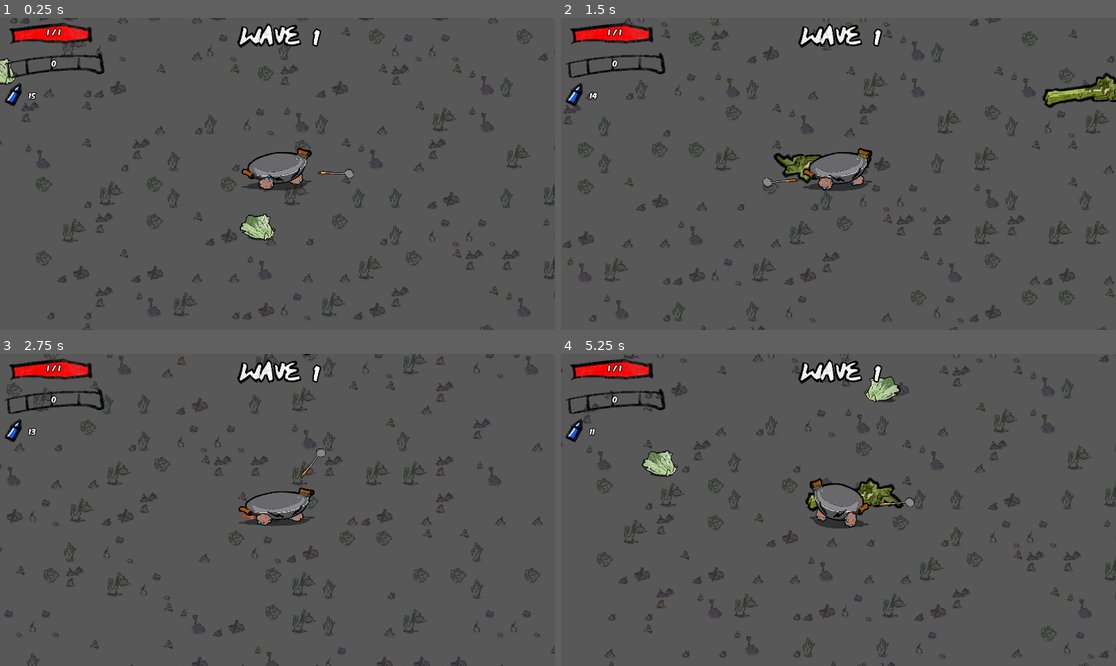
Above: before the commit, frames 1-4 (two rows, left to right).
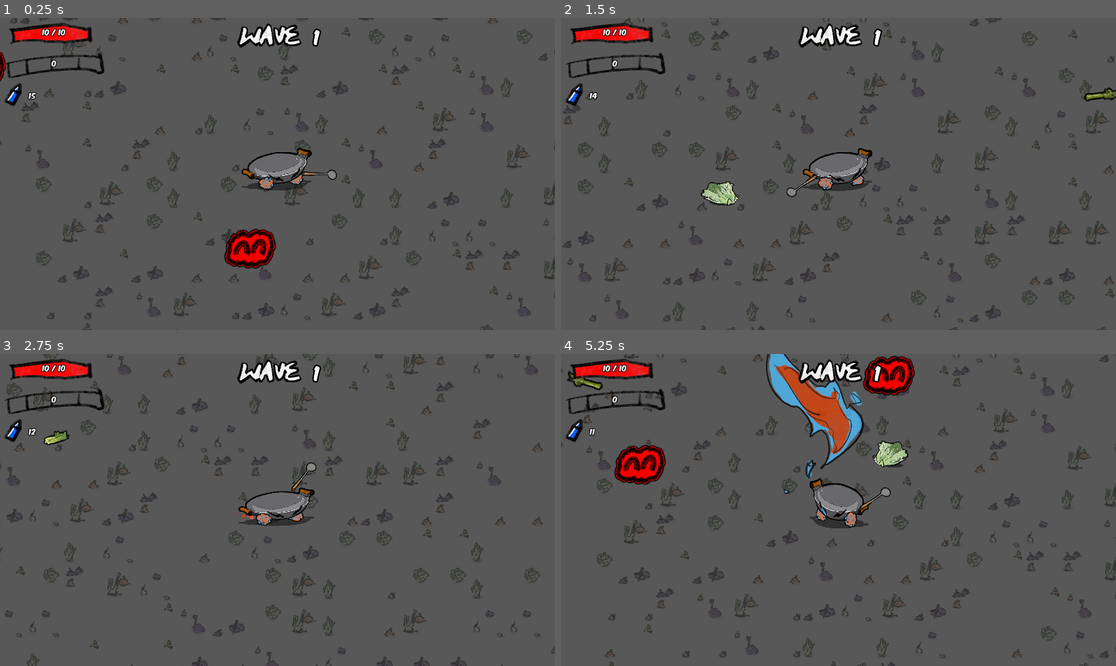
Above: after the commit, the same moments.

Repository: sdotyxz/playground_godot
Game: Godot game, scene res://main.tscn
Same seed, same stepped clock (60 frames per second), same inputs: the game is played once before the commit and once after it. The engine's default icon, where the game draws it, is replaced by a stand-in: a white triangle on a blue panel in a dark square.
Inputs (mouse positions are in pixels of both pictures, inside the frame that each line leads up to):
- Up to frame 1 (0.25 s): no input
- Up to frame 2 (1.5 s): move the mouse to (960, 158) at 0.52 s; hold D (move_right) 0.53-1.28 s; hold R (Key_R) 0.53-1.28 s; click (960, 158) at 0.67 s; move the mouse to (727, 189) at 1.27 s; hold S (move_down) from 1.28 s (still down); tap R (Key_R) at 1.35 s; click (727, 189) at 1.42 s
- Up to frame 3 (2.75 s): move the mouse to (333, 441) at 2.02 s; release S (move_down) at 2.03 s; hold D (move_right) from 2.03 s (still down); hold R (Key_R) from 2.03 s (still down); click (333, 441) at 2.17 s
- Up to frame 4 (5.25 s): move the mouse to (810, 572) at 2.77 s; release D (move_right) at 2.78 s; release R (Key_R) at 2.78 s; hold W (move_up) 2.78-3.53 s; tap R (Key_R) at 2.85, 4.35 s; click (810, 572) at 2.92 s; move the mouse to (1005, 556) at 3.52 s; hold R (Key_R) 3.53-4.28 s; hold A (move_left) 3.53-5.03 s; click (1005, 556) at 3.67 s; move the mouse to (672, 463) at 4.27 s; click (672, 463) at 4.42 s; move the mouse to (866, 510) at 5.02 s; hold S (move_down) from 5.03 s (still down); hold R (Key_R) from 5.03 s (still down); click (866, 510) at 5.17 s

The runs differ from the first frame. In frame 1, 1.6% of the frame differs, in the area x 0-64%, y 3-81%; in frame 2, 1.8%; in frame 3, 0.4%; in frame 4, 6.0%, in the area x 1-64%, y 0-53%.

Commit message:
overload visual effect

Diff:
--- /dev/null
+++ b/Game/entities/birth/entity_birth.gd
@@ -0,0 +1,16 @@
+class_name EntityBirth
+extends Node2D
+
+signal start_birth(scene, pos)
+
+@onready var animation_player = $AnimationPlayer as AnimationPlayer
+var entity_scene
+var birth_pos
+
+func set_birth_info(p_entity_scene, p_birth_pos):
+	entity_scene = p_entity_scene
+	birth_pos = p_birth_pos
+
+func spawn_entity():
+	emit_signal("start_birth", entity_scene, birth_pos)
+	queue_free()
--- /dev/null
+++ b/Game/entities/birth/entity_birth.tscn
@@ -0,0 +1,68 @@
+[gd_scene load_steps=6 format=3 uid="uid://oeo6wh4awiir"]
+
+[ext_resource type="Script" path="res://entities/birth/entity_birth.gd" id="1_cy8n1"]
+[ext_resource type="Texture2D" uid="uid://c7uhrx5dwgbje" path="res://entities/birth/entity_birth.png" id="1_fkggg"]
+
+[sub_resource type="Animation" id="Animation_wi8br"]
+resource_name = "birth"
+step = 0.02
+tracks/0/type = "value"
+tracks/0/imported = false
+tracks/0/enabled = true
+tracks/0/path = NodePath("Sprite:modulate")
+tracks/0/interp = 1
+tracks/0/loop_wrap = true
+tracks/0/keys = {
+"times": PackedFloat32Array(0, 0.5, 0.6, 0.7, 0.8, 0.9, 0.92),
+"transitions": PackedFloat32Array(1, 1, 1, 1, 1, 1, 1),
+"update": 0,
+"values": [Color(0.968627, 0, 0, 1), Color(0.968627, 0, 0, 1), Color(0.968627, 0.431373, 0.431373, 0), Color(0.968627, 0, 0, 1), Color(0.968627, 0, 0, 0), Color(0.968627, 0, 0, 1), Color(0.968627, 0, 0, 0)]
+}
+tracks/1/type = "method"
+tracks/1/imported = false
+tracks/1/enabled = true
+tracks/1/path = NodePath(".")
+tracks/1/interp = 1
+tracks/1/loop_wrap = true
+tracks/1/keys = {
+"times": PackedFloat32Array(1),
+"transitions": PackedFloat32Array(1),
+"values": [{
+"args": [],
+"method": &"spawn_entity"
+}]
+}
+
+[sub_resource type="Animation" id="Animation_uy0is"]
+length = 0.001
+tracks/0/type = "value"
+tracks/0/imported = false
+tracks/0/enabled = true
+tracks/0/path = NodePath("Sprite:modulate")
+tracks/0/interp = 1
+tracks/0/loop_wrap = true
+tracks/0/keys = {
+"times": PackedFloat32Array(0),
+"transitions": PackedFloat32Array(1),
+"update": 0,
+"values": [Color(0.968627, 0.431373, 0.431373, 1)]
+}
+
+[sub_resource type="AnimationLibrary" id="AnimationLibrary_p6fr8"]
+_data = {
+"RESET": SubResource("Animation_uy0is"),
+"birth": SubResource("Animation_wi8br")
+}
+
+[node name="EntityBirth" type="Node2D"]
+script = ExtResource("1_cy8n1")
+
+[node name="Sprite" type="Sprite2D" parent="."]
+modulate = Color(0.968627, 0.431373, 0.431373, 1)
+texture = ExtResource("1_fkggg")
+
+[node name="AnimationPlayer" type="AnimationPlayer" parent="."]
+libraries = {
+"": SubResource("AnimationLibrary_p6fr8")
+}
+autoplay = "birth"
--- a/Game/entities/units/player/player.gd
+++ b/Game/entities/units/player/player.gd
@@ -15,8 +15,18 @@
 @onready var leg_right_front = $Animation/Leg_R_Front as Node2D
 @onready var leg_left_back = $Animation/Leg_L_Back as Node2D
 
+@onready var fire_1 = $Animation/Fire as Node2D
+@onready var fire_2 = $Animation/Fire2 as Node2D
+
 @onready var food_pack = $Animation/FoodPack as Node2D
 var food_pack_config : Array = [10, 20, 30, 40]
+
+@onready var dish = $Animation/Dish as Node2D
+
+
+@onready var shadow = $Animation/Shadow as Node2D
+
+@onready var reload_fire = $ReloadFire as AnimatedSprite2D
 
 var VISIBLE_COLOR : Color = Color(1, 1, 1, 1)
 var INVISIBLE_COLOR : Color = Color(1, 1, 1, 0)
@@ -30,11 +40,23 @@
 func _physics_process(delta):
 	if Input.is_action_pressed("Key_R"):#換彈
 		if player_stat_.gold_ > 0 :
+			var overload_level = 0
 			for child in weapons_container_.get_children():
 				if child is Weapon:
 					var weapon = child as Weapon
-					weapon.reload(player_stat_.gold_)
+					overload_level = weapon.reload(player_stat_.gold_)
+			if overload_level > 0:
+				dish.visible = true
+			else:
+				dish.visible = false
+			for i in dish.get_child_count():
+				var child_dish = dish.get_child(i) as Sprite2D
+				if overload_level > i:
+					child_dish.visible = true
+				else:
+					child_dish.visible = false
 			consume_gold()
+			play_reload_fire()
 	super._physics_process(delta)
 
 func get_remote_transform()->RemoteTransform2D:
@@ -126,3 +148,22 @@
 	if player_stat_.health_ <= 0:
 		die()
 	pass
+
+func die(knockback_vector:Vector2 = Vector2.ZERO, p_cleaning_up:bool = false) -> void:
+	shadow.visible = false
+	weapons_container_.visible = false
+	leg_right_back.visible = false
+	leg_left_front.visible = false
+	leg_right_front.visible = false
+	leg_left_back.visible = false
+	fire_1.visible = false
+	fire_2.visible = false
+	food_pack.visible = false
+	super.die(knockback_vector, p_cleaning_up)
+
+func play_reload_fire():
+	reload_fire.visible = true
+	reload_fire.play("default")
+
+func _on_reload_fire_animation_finished():
+	reload_fire.visible = false
--- a/Game/entities/units/player/player.tscn
+++ b/Game/entities/units/player/player.tscn
@@ -12,6 +12,16 @@
 [ext_resource type="Texture2D" uid="uid://dwjilm3y021tn" path="res://entities/units/player/food_pack_3.png" id="7_mwiat"]
 [ext_resource type="Script" path="res://entities/units/player/player_stat.gd" id="8_jq88q"]
 [ext_resource type="Texture2D" uid="uid://cwm1lam47yqw7" path="res://entities/units/player/food_pack_4.png" id="8_nwwyp"]
+[ext_resource type="Texture2D" uid="uid://dd82q2yrlp6c" path="res://entities/units/player/dish_1.png" id="11_sqhpu"]
+[ext_resource type="Texture2D" uid="uid://55cqj4xvpg1v" path="res://entities/units/player/dish_2.png" id="12_rh3sp"]
+[ext_resource type="Texture2D" uid="uid://bcvkm511gwe8j" path="res://entities/units/player/dish_3.png" id="13_a5ygt"]
+[ext_resource type="Texture2D" uid="uid://wxi7lgv25xh7" path="res://visual_effects/fire_effects/fire_1.png" id="16_qewli"]
+[ext_resource type="Texture2D" uid="uid://dsgs0tuu1eqi0" path="res://visual_effects/fire_effects/fire_2.png" id="17_gugr2"]
+[ext_resource type="Texture2D" uid="uid://bkwavmcn4tymj" path="res://visual_effects/fire_effects/fire_3.png" id="18_ktpf3"]
+[ext_resource type="Texture2D" uid="uid://c7in3e3ifcbqd" path="res://visual_effects/fire_effects/fire_4.png" id="19_fs5r4"]
+[ext_resource type="Texture2D" uid="uid://dwy5mdrjma2tl" path="res://visual_effects/fire_effects/fire_5.png" id="20_nflol"]
+[ext_resource type="Texture2D" uid="uid://ivyavlof36iy" path="res://visual_effects/fire_effects/fire_6.png" id="21_ce1er"]
+[ext_resource type="Texture2D" uid="uid://xn8vu2krutxh" path="res://visual_effects/fire_effects/fire_7.png" id="22_flj28"]
 
 [sub_resource type="Animation" id="Animation_ibgva"]
 resource_name = "RESET"
@@ -505,12 +515,44 @@
 [sub_resource type="CircleShape2D" id="CircleShape2D_g5yyj"]
 radius = 52.2
 
+[sub_resource type="SpriteFrames" id="SpriteFrames_ipj6o"]
+animations = [{
+"frames": [{
+"duration": 1.0,
+"texture": ExtResource("16_qewli")
+}, {
+"duration": 1.0,
+"texture": ExtResource("17_gugr2")
+}, {
+"duration": 1.0,
+"texture": ExtResource("18_ktpf3")
+}, {
+"duration": 1.0,
+"texture": ExtResource("19_fs5r4")
+}, {
+"duration": 1.0,
+"texture": ExtResource("20_nflol")
+}, {
+"duration": 1.0,
+"texture": ExtResource("21_ce1er")
+}, {
+"duration": 1.0,
+"texture": ExtResource("22_flj28")
+}],
+"loop": false,
+"name": &"default",
+"speed": 20.0
+}]
+
 [node name="Player" instance=ExtResource("1_54xeg")]
 scale = Vector2(0.5, 0.5)
 collision_layer = 2
 collision_mask = 128
 script = ExtResource("1_tai7c")
 default_weapon_data = ExtResource("3_30g2a")
+
+[node name="Animation" parent="." index="0"]
+z_index = 1
 
 [node name="Shadow" type="Sprite2D" parent="Animation" index="0"]
 modulate = Color(0, 0, 0, 0.45098)
@@ -567,13 +609,30 @@
 [node name="Sprite2D" parent="Animation" index="6"]
 texture = ExtResource("2_e8q38")
 
-[node name="Leg_R_Front" type="Sprite2D" parent="Animation" index="7"]
+[node name="Dish" type="Node2D" parent="Animation" index="7"]
+visible = false
+position = Vector2(-6, 4)
+scale = Vector2(0.840003, 0.760002)
+
+[node name="Dish1" type="Sprite2D" parent="Animation/Dish" index="0"]
+position = Vector2(-4, -48)
+texture = ExtResource("11_sqhpu")
+
+[node name="Dish2" type="Sprite2D" parent="Animation/Dish" index="1"]
+position = Vector2(-2, -100)
+texture = ExtResource("12_rh3sp")
+
+[node name="Dish3" type="Sprite2D" parent="Animation/Dish" index="2"]
+position = Vector2(-48, -154)
+texture = ExtResource("13_a5ygt")
+
+[node name="Leg_R_Front" type="Sprite2D" parent="Animation" index="8"]
 modulate = Color(1, 1, 1, 0)
 position = Vector2(39.1667, 55)
 skew = -0.0191216
 texture = ExtResource("4_pyyo7")
 
-[node name="Leg_L_Front" type="Sprite2D" parent="Animation" index="8"]
+[node name="Leg_L_Front" type="Sprite2D" parent="Animation" index="9"]
 position = Vector2(-36, 59)
 skew = -0.0191216
 texture = ExtResource("4_pyyo7")
@@ -594,6 +653,7 @@
 [node name="RemoteTransform2D" type="RemoteTransform2D" parent="." index="5"]
 
 [node name="Weapons" type="Node2D" parent="." index="6"]
+z_index = 3
 
 [node name="Attach" type="Node2D" parent="Weapons" index="0"]
 
@@ -614,6 +674,16 @@
 [node name="PlayerStat" type="Node" parent="." index="9"]
 script = ExtResource("8_jq88q")
 
+[node name="ReloadFire" type="AnimatedSprite2D" parent="." index="10"]
+visible = false
+modulate = Color(1, 1, 1, 0.760784)
+z_index = 10
+position = Vector2(-12, -324)
+rotation = -0.139626
+scale = Vector2(0.6, 0.6)
+sprite_frames = SubResource("SpriteFrames_ipj6o")
+
 [connection signal="area_entered" from="ItemAttractArea" to="." method="_on_item_attract_area_area_entered"]
 [connection signal="area_exited" from="ItemAttractArea" to="." method="_on_item_attract_area_area_exited"]
 [connection signal="area_entered" from="ItemPickupArea" to="." method="_on_item_pickup_area_area_entered"]
+[connection signal="animation_finished" from="ReloadFire" to="." method="_on_reload_fire_animation_finished"]
--- a/Game/global/entity_spawner.gd
+++ b/Game/global/entity_spawner.gd
@@ -6,6 +6,7 @@
 
 @export var player_scene : PackedScene
 @export var enemy_secene : PackedScene
+@export var eneity_birth_scene : PackedScene
 
 var player_ : Player = null
 var entities_container_ : Node2D = null
@@ -51,6 +52,12 @@
 		for i in spawn_count:
 			var rand_pos = get_rand_pos()
 			var unit_scene = load(unit.unit_scene)
-			var entity = spawn_entity(unit_scene, rand_pos)
-			emit_signal("enemy_spawned", entity)
-	pass
+			var entity_birth = eneity_birth_scene.instantiate() as EntityBirth
+			entities_container_.add_child(entity_birth)
+			entity_birth.global_position = rand_pos
+			entity_birth.set_birth_info(unit_scene, rand_pos)
+			entity_birth.connect("start_birth", on_start_birth)
+
+func on_start_birth(entity_scene, pos):
+	var entity = spawn_entity(entity_scene, pos)
+	emit_signal("enemy_spawned", entity)
--- a/Game/items/materials/gold.tscn
+++ b/Game/items/materials/gold.tscn
@@ -10,4 +10,5 @@
 script = ExtResource("2_vo8lx")
 
 [node name="Sprite2D" parent="." index="0"]
+scale = Vector2(0.7, 0.7)
 texture = ExtResource("3_7ydj7")
--- a/Game/main.gd
+++ b/Game/main.gd
@@ -59,7 +59,7 @@
 	player_.connect("player_gold_changed", on_player_gold_changed)
 	player_.connect("player_health_updated", on_player_health_updated)
 	player_.connect("died", on_player_died)
-	player_.set_health(1, 1)
+	player_.set_health(10, 10)
 	on_player_gold_changed(0)
 	var weapon = player.equip_weapon()
 	weapon.connect("ammo_changed", on_player_ammo_changed)
--- a/Game/main.tscn
+++ b/Game/main.tscn
@@ -10,6 +10,7 @@
 [ext_resource type="Script" path="res://my_tile_map_limits.gd" id="7_rhcda"]
 [ext_resource type="PackedScene" uid="uid://dao01kag4p3if" path="res://entities/units/enemies/enemy.tscn" id="8_8u1bm"]
 [ext_resource type="PackedScene" uid="uid://dgtn5rvxrewky" path="res://wave_manager.tscn" id="10_6c8k2"]
+[ext_resource type="PackedScene" uid="uid://oeo6wh4awiir" path="res://entities/birth/entity_birth.tscn" id="10_h026c"]
 [ext_resource type="Texture2D" uid="uid://82gtppf32b5h" path="res://ui/hud/hp_bar_cover.png" id="11_qvi0d"]
 [ext_resource type="Texture2D" uid="uid://d25wrqq16idrh" path="res://ui/hud/hp_bar_fill.png" id="12_craqw"]
 [ext_resource type="FontFile" uid="uid://djahgvhbiwjws" path="res://resources/fonts/komika_axis/KOMIKAX_.ttf" id="13_fhpti"]
@@ -104,6 +105,7 @@
 script = ExtResource("7_byf1u")
 player_scene = ExtResource("6_vwtl5")
 enemy_secene = ExtResource("8_8u1bm")
+eneity_birth_scene = ExtResource("10_h026c")
 
 [node name="Items" type="Node2D" parent="."]
 
--- a/Game/projectiles/bullet/bullet_projectile.tscn
+++ b/Game/projectiles/bullet/bullet_projectile.tscn
@@ -5,7 +5,7 @@
 [ext_resource type="Texture2D" uid="uid://c8ttdok3gowtu" path="res://weapons/ranged/pistol/pistol_projectile.png" id="3_kbt6m"]
 
 [sub_resource type="CircleShape2D" id="CircleShape2D_su2db"]
-radius = 61.16
+radius = 22.31
 
 [sub_resource type="Animation" id="Animation_ta8e5"]
 resource_name = "fire"
@@ -31,15 +31,16 @@
 }
 
 [node name="BulletProjectile" instance=ExtResource("1_qixw1")]
-scale = Vector2(0.5, 0.5)
 script = ExtResource("2_sjgiu")
 enable_physics_process = false
 piercing = 2
 
 [node name="Sprite2D" parent="." index="0"]
+position = Vector2(28, 0)
 texture = ExtResource("3_kbt6m")
 
 [node name="Hitbox" parent="." index="1"]
+position = Vector2(41, 0)
 collision_layer = 8
 
 [node name="Collision" parent="Hitbox" index="0"]
--- /dev/null
+++ b/Game/weapons/ranged/pistol/pistol.gd
@@ -0,0 +1,18 @@
+class_name Pistol
+extends Weapon
+
+@onready var animation_player = $AnimationPlayer as AnimationPlayer
+@onready var mazz = $Mazz as Node2D
+
+func shoot():
+	if animation_player.is_playing():
+		return
+	animation_player.play("fire")
+
+func pistol_fire():
+	shooting_behavior_.shoot(150)
+	Ammo -= everyshootreduceAmmo
+	emit_signal("ammo_changed", Ammo)
+
+func get_mazz_position() -> Vector2:
+	return mazz.global_position
--- a/Game/weapons/ranged/pistol/pistol.tscn
+++ b/Game/weapons/ranged/pistol/pistol.tscn
@@ -1,13 +1,91 @@
-[gd_scene load_steps=3 format=3 uid="uid://be6orh3caqohq"]
+[gd_scene load_steps=7 format=3 uid="uid://be6orh3caqohq"]
 
 [ext_resource type="PackedScene" uid="uid://7m852q2yapo" path="res://weapons/weapon.tscn" id="1_y4sy8"]
+[ext_resource type="Script" path="res://weapons/ranged/pistol/pistol.gd" id="2_fs5v8"]
 [ext_resource type="Texture2D" uid="uid://b3ba5qtj83kh" path="res://weapons/ranged/pistol/pistol.png" id="2_l5v0v"]
 
+[sub_resource type="Animation" id="Animation_jn8rd"]
+resource_name = "fire"
+length = 0.5
+step = 0.02
+tracks/0/type = "value"
+tracks/0/imported = false
+tracks/0/enabled = true
+tracks/0/path = NodePath("Body:rotation")
+tracks/0/interp = 1
+tracks/0/loop_wrap = true
+tracks/0/keys = {
+"times": PackedFloat32Array(0, 0.1, 0.2, 0.26),
+"transitions": PackedFloat32Array(1, 1, 1, 1),
+"update": 0,
+"values": [0.0, -1.00356, 0.298451, 0.0]
+}
+tracks/1/type = "value"
+tracks/1/imported = false
+tracks/1/enabled = true
+tracks/1/path = NodePath("Body:position")
+tracks/1/interp = 1
+tracks/1/loop_wrap = true
+tracks/1/keys = {
+"times": PackedFloat32Array(0, 0.1, 0.2, 0.26),
+"transitions": PackedFloat32Array(1, 1, 1, 1),
+"update": 0,
+"values": [Vector2(92, 0), Vector2(73, 0), Vector2(102, 0), Vector2(92, 0)]
+}
+tracks/2/type = "method"
+tracks/2/imported = false
+tracks/2/enabled = true
+tracks/2/path = NodePath(".")
+tracks/2/interp = 1
+tracks/2/loop_wrap = true
+tracks/2/keys = {
+"times": PackedFloat32Array(0.18),
+"transitions": PackedFloat32Array(1),
+"values": [{
+"args": [],
+"method": &"pistol_fire"
+}]
+}
+
+[sub_resource type="Animation" id="Animation_3hd8g"]
+length = 0.001
+tracks/0/type = "value"
+tracks/0/imported = false
+tracks/0/enabled = true
+tracks/0/path = NodePath("Body:rotation")
+tracks/0/interp = 1
+tracks/0/loop_wrap = true
+tracks/0/keys = {
+"times": PackedFloat32Array(0),
+"transitions": PackedFloat32Array(1),
+"update": 0,
+"values": [0.0]
+}
+tracks/1/type = "value"
+tracks/1/imported = false
+tracks/1/enabled = true
+tracks/1/path = NodePath("Body:position")
+tracks/1/interp = 1
+tracks/1/loop_wrap = true
+tracks/1/keys = {
+"times": PackedFloat32Array(0),
+"transitions": PackedFloat32Array(1),
+"update": 0,
+"values": [Vector2(92, 0)]
+}
+
+[sub_resource type="AnimationLibrary" id="AnimationLibrary_uwav6"]
+_data = {
+"RESET": SubResource("Animation_3hd8g"),
+"fire": SubResource("Animation_jn8rd")
+}
+
 [node name="Pistol" instance=ExtResource("1_y4sy8")]
+script = ExtResource("2_fs5v8")
 
 [node name="Sprite2D" parent="." index="0"]
-position = Vector2(200, 0)
-scale = Vector2(0.5, 0.5)
+visible = false
+position = Vector2(147, 0)
 texture = ExtResource("2_l5v0v")
 
 [node name="Range" parent="." index="1"]
@@ -20,5 +98,19 @@
 projectile_num = 1
 weaponType = 1
 projectile_v = 0.8
-projectile_lifetime = 1.0
 projectile_size = 0.6
+
+[node name="AnimationPlayer" type="AnimationPlayer" parent="." index="3"]
+libraries = {
+"": SubResource("AnimationLibrary_uwav6")
+}
+
+[node name="Mazz" type="Node2D" parent="." index="4"]
+position = Vector2(185, 0)
+
+[node name="Body" type="Node2D" parent="." index="5"]
+position = Vector2(92, 0)
+
+[node name="Sprite2D" type="Sprite2D" parent="Body" index="0"]
+position = Vector2(51, 1)
+texture = ExtResource("2_l5v0v")
--- a/Game/weapons/shooting_behaviors/ranged_weapon_shooting_behavior.gd
+++ b/Game/weapons/shooting_behaviors/ranged_weapon_shooting_behavior.gd
@@ -22,10 +22,11 @@
 	projectile_num = p_num
 
 func shoot_projectile(rotation:float = parent_.rotation, knockback:Vector2 = Vector2.ZERO)->void :
+	var mazz_position = parent_.get_mazz_position()
 	if weaponType == 1:#1-单发
 		var projectile = WeaponService.spawn_projectile(
 			rotation,
-			parent_.global_position,
+			mazz_position,
 			projectile_v,
 			projectile_size) as PlayerProjectile
 		projectile.set_damage(damage)
@@ -35,7 +36,7 @@
 			var _spread_rotation = randf_range(rotation+projectile_spread, rotation-projectile_spread)#散射
 			var projectile = WeaponService.spawn_projectile(
 				_spread_rotation,
-				parent_.global_position,
+				mazz_position,
 				projectile_v,
 				projectile_size) as PlayerProjectile
 			projectile.set_damage(damage)
@@ -47,7 +48,7 @@
 			a += 1
 			var projectile = WeaponService.spawn_projectile(
 				_spread_rotation,
-				parent_.global_position,
+				mazz_position,
 				projectile_v,
 				projectile_size) as PlayerProjectile
 			projectile.set_damage(damage)
--- a/Game/weapons/weapon.gd
+++ b/Game/weapons/weapon.gd
@@ -32,7 +32,11 @@
 	emit_signal("ammo_changed", Ammo)
 	pass
 
-func reload(material:int):
+func get_mazz_position() -> Vector2:
+	return global_position
+
+func reload(material:int) -> int:
+	var overload_level = 0
 	Ammo += material #把包裏面的子彈裝入彈夾
 	emit_signal("ammo_changed", Ammo)
 
@@ -40,16 +44,17 @@
 		var overload1 = 9
 		var overload2 = 15
 		var overload3 = 30
-		if material >= overload1 :
+		if material >= overload1 and material < overload2:
 			shooting_behavior_.overload_p_size(1)
-		elif material >= overload2 :
+			overload_level = 1
+		elif material >= overload2 and material < overload3:
 			shooting_behavior_.overload_p_size(1.5)
+			overload_level = 2
 		elif material >= overload3 :
 			shooting_behavior_.overload_p_size(2)
-		else:
-			return
+			overload_level = 3
 
-	if overloadState == 2:#给喷子子弹角色，子弹同时发射变多
+	elif overloadState == 2:#给喷子子弹角色，子弹同时发射变多
 		var overload1 = 9
 		var overload2 = 15
 		var overload3 = 30
@@ -59,10 +64,9 @@
 			shooting_behavior_.overload_p_num(9)
 		elif material >= overload3 :
 			shooting_behavior_.overload_p_num(11)
-		else:
-			return
 
 	if overloadState == 3:#子弹散射变大，双倍发射，未实现
 		pass
 
+	return overload_level
 	#bagAmmo = AmmoClear#清空彈夾不成功，使用這個語句后，換彈沒有子彈
Binary file added: Game/entities/birth/entity_birth.png
Not shown, added: Game/entities/birth/entity_birth.png.import
Binary file added: Game/entities/units/player/dish_1.png
Not shown, added: Game/entities/units/player/dish_1.png.import
Binary file added: Game/entities/units/player/dish_2.png
Not shown, added: Game/entities/units/player/dish_2.png.import
Binary file added: Game/entities/units/player/dish_3.png
Not shown, added: Game/entities/units/player/dish_3.png.import
Not shown: 1 places in Game/entities/units/player/player.tscn that only renumber resources
Binary file changed: Game/items/materials/pickup_1.png
Not shown: 1 places in Game/main.tscn that only renumber resources
Binary file added: Game/visual_effects/fire_effects/fire_1.png
(and 15 more such lines)
